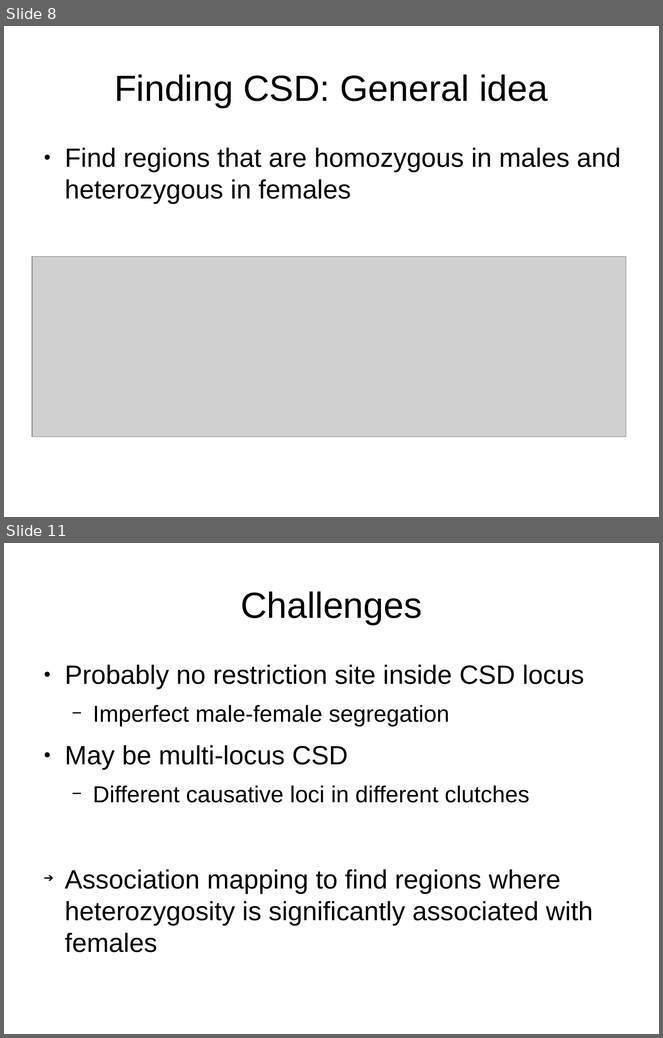
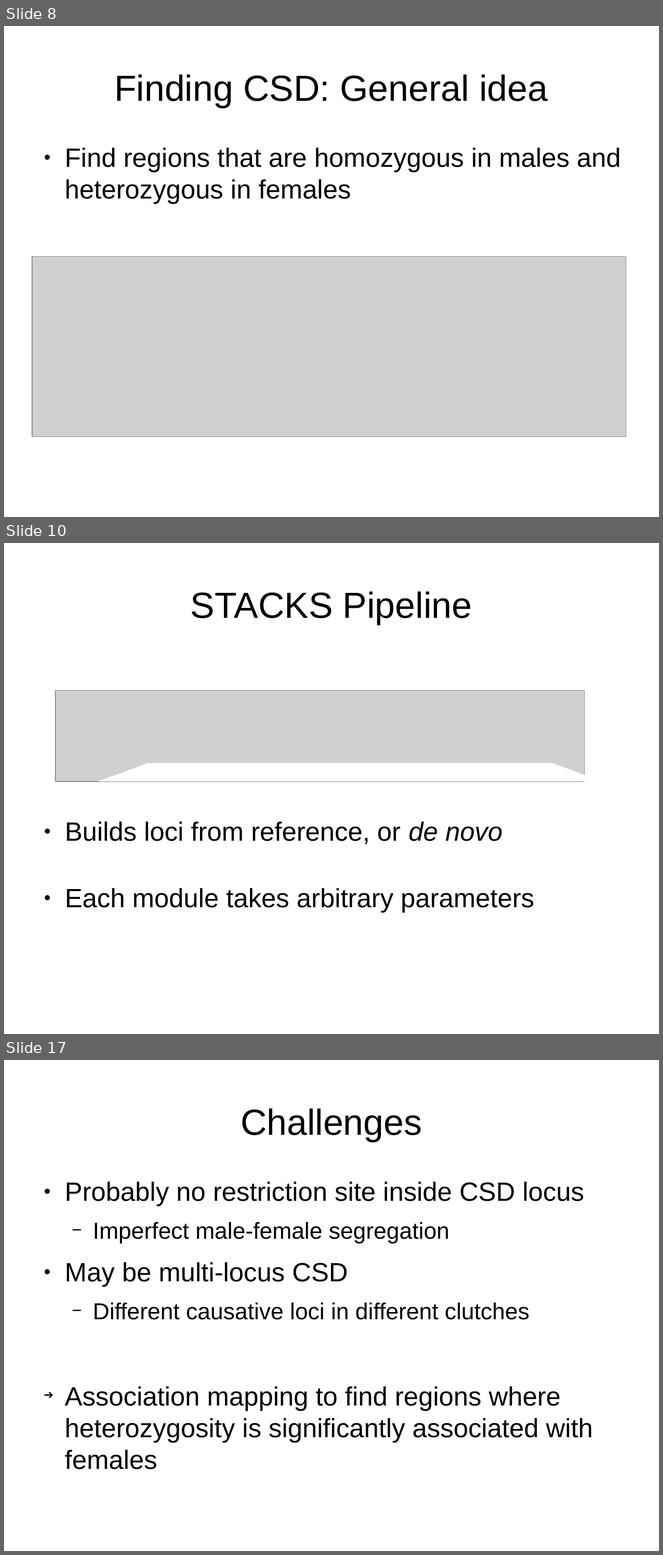
Before and after one commit to cmdoret/master_archive, a slide deck: reports/presentations/lab_meeting_20170712/lab_meeting_20170712.odp. Shown one above the other, each under a label of ours: slides 8 and 11 before the commit, slides 8, 10 and 17 after it; the slides between them are not shown. The pictures are 663x1038 and 663x1555 pixels, drawn with LibreOffice and Linux fonts; fonts in the diff are those of the drawing; grey boxes stand for pictures. Boxes give left, top, right and bottom in pixels: in the first picture for what was removed or moved away, otherwise in the second. Text is boxed around its words. In the diff, an @@ line names an element or a change of style, - is before the commit and + after.

```diff
--- a/reports/presentations/lab_meeting_20170712/lab_meeting_20170712.odp
+++ b/reports/presentations/lab_meeting_20170712/lab_meeting_20170712.odp
@@ slide 10 added at (4, 543, 659, 1034), background #FFFFFF @@
@@ title added at (191, 591, 472, 625), 44 pt, text #000000 @@
+STACKS Pipeline
@@ picture added at (55, 691, 585, 782) @@
@@ freeform shape added at (98, 763, 603, 782), fill #FFFFFF @@
@@ text added at (65, 822, 534, 913), 32 pt, text #000000 @@
+● Builds loci from reference, or de novo
+● Each module takes arbitrary parameters
@@ what was slide 11 is now slide 17 @@
```
Also in this commit, not shown: 5 slides changed, 5 other slides added, 5 other files.
